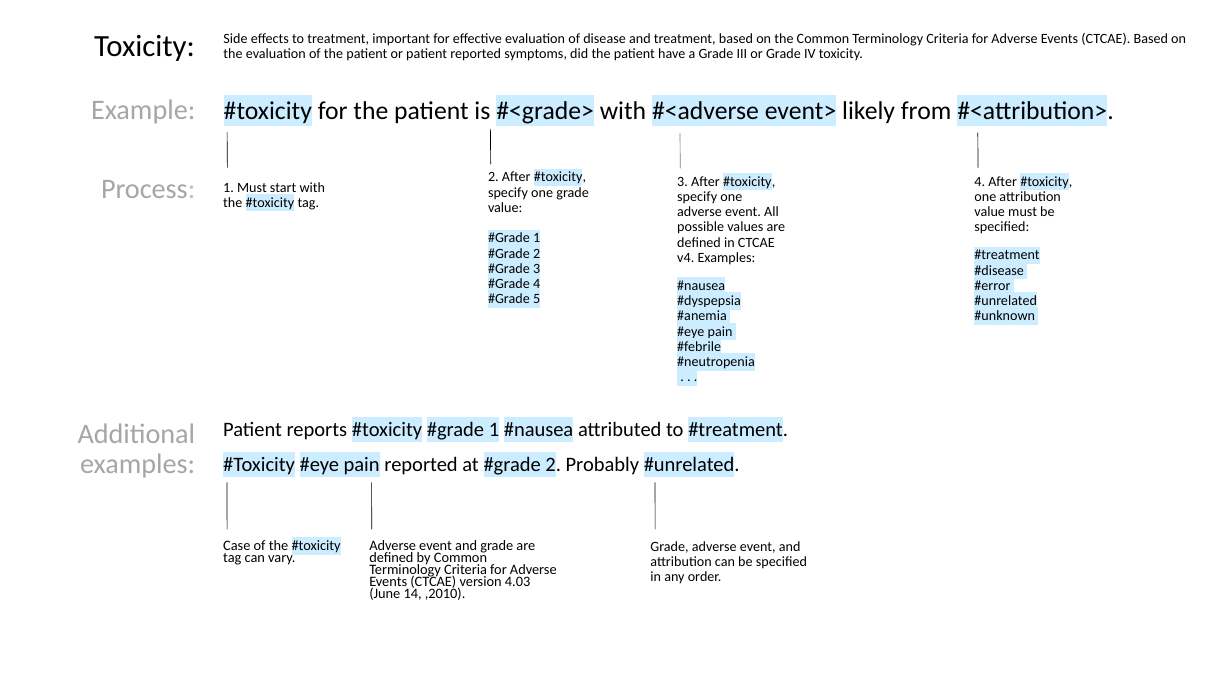
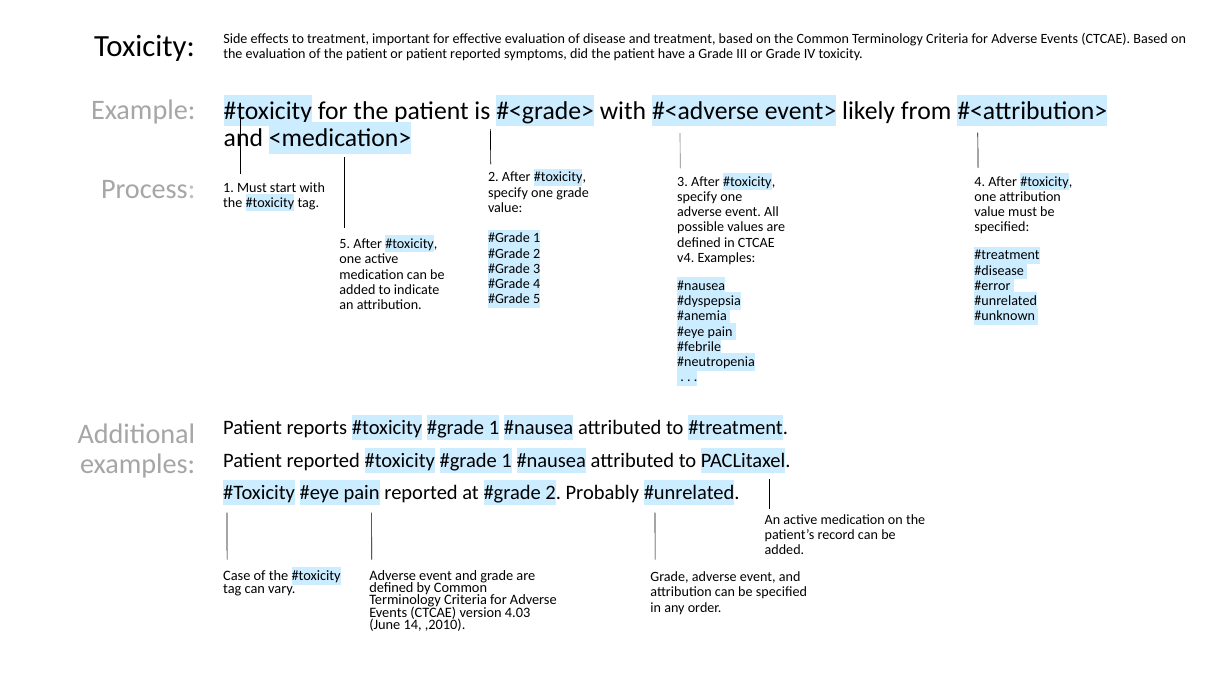
Before and after one commit to FluxNotes/flux, a slide deck: slide 2 of docs/Structured Phrase Format Descriptions.pptx. Drawn at 1232x693 pixels with LibreOffice and Linux fonts; fonts in the diff are those of the drawing. Boxes give left, top, right and bottom in pixels: in the first picture for what was removed or moved away, otherwise in the second. Text is boxed around its words. In the diff, an @@ line names an element or a change of style, - is before the commit and + after.

Commit message:
Updated toxicity slide in shortcut documentation.

```diff
--- a/docs/Structured Phrase Format Descriptions.pptx
+++ b/docs/Structured Phrase Format Descriptions.pptx
@@ text at (x1=224, y1=98, x2=1107, y2=152): text changed @@
-#toxicity for the patient is #<grade> with #<adverse event> likely from #<attribution>.
+#toxicity for the patient is #<grade> with #<adverse event> likely from #<attribution> and <medication>
@@ line moved from (227, 167) - (227, 132) to (240, 174) - (240, 116) @@
@@ line added from (344, 228) to (344, 157), #000000 0.5 pt @@
@@ text added at (x1=339, y1=236, x2=444, y2=309), 11 pt, text #000000 @@
+5. After #toxicity, one active medication can be added to indicate an attribution.
@@ text at (x1=223, y1=417, x2=788, y2=505): line spacing 0.9 to 0.8 @@
@@ text at (x1=223, y1=450, x2=791, y2=473): paragraph added @@
+Patient reported #toxicity #grade 1 #nausea attributed to PACLitaxel.
@@ line added from (770, 509) to (770, 480), #000000 0.5 pt @@
@@ 3 texts, 3 lines moved together from (x1=223, y1=482, x2=807, y2=600) to (x1=223, y1=513, x2=807, y2=631) @@
@@ text added at (x1=765, y1=514, x2=925, y2=554), 11 pt, text #000000 @@
+An active medication on the patient’s record can be added.
```
